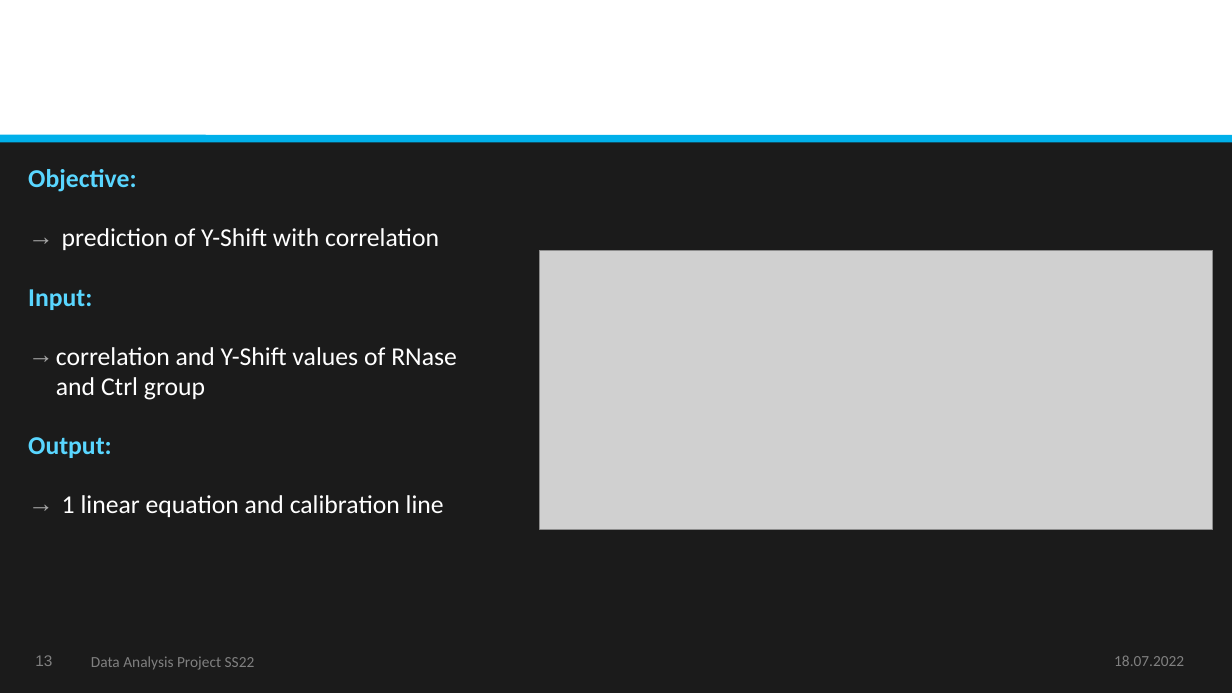
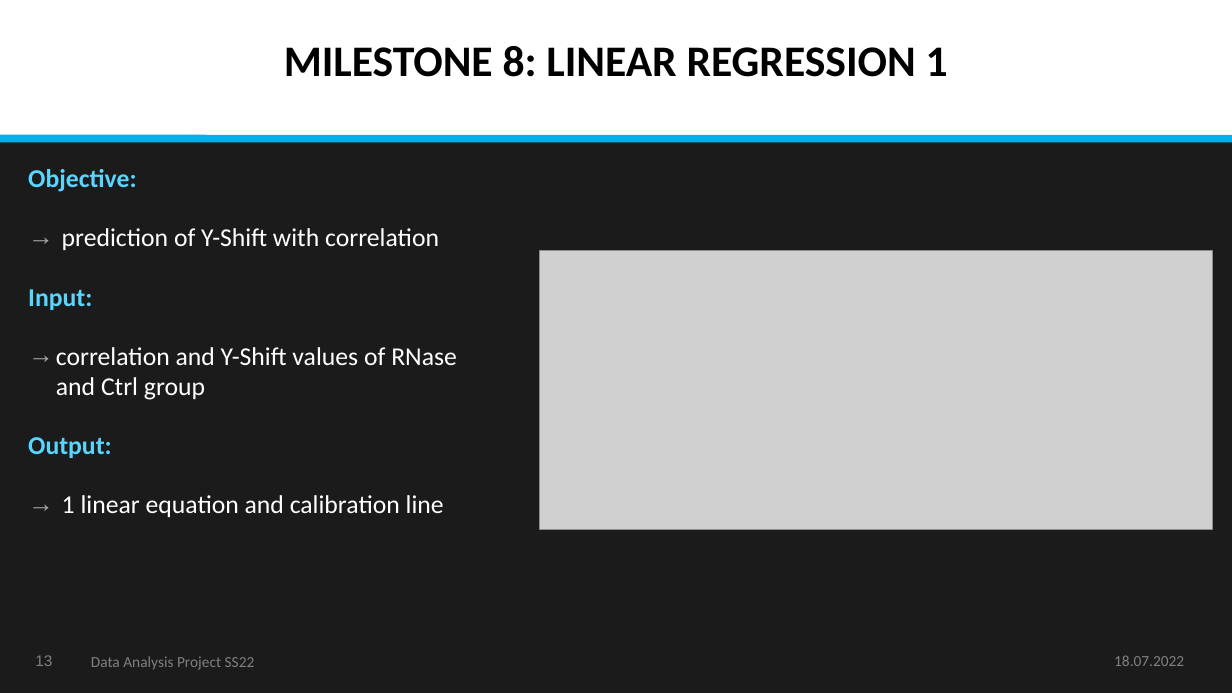
Before and after one commit to datascience-mobi-2022/2022-topic-03-team-04, a slide deck: slide 13 of final/Data Analysis Project SS22_Final Presentation_Topic 3_Team 4.pptx. Drawn at 1232x693 pixels with LibreOffice and Linux fonts; fonts in the diff are those of the drawing; grey boxes stand for pictures. Boxes give left, top, right and bottom in pixels: in the first picture for what was removed or moved away, otherwise in the second. Text is boxed around its words. In the diff, an @@ line names an element or a change of style, - is before the commit and + after.

```diff
--- a/final/Data Analysis Project SS22_Final Presentation_Topic 3_Team 4.pptx
+++ b/final/Data Analysis Project SS22_Final Presentation_Topic 3_Team 4.pptx
@@ text added at (284, 46, 948, 77), 34 pt, text #000000, bold @@
+MILESTONE 8: LINEAR REGRESSION 1
```
Also in this commit, not shown: 14 other slides changed.
